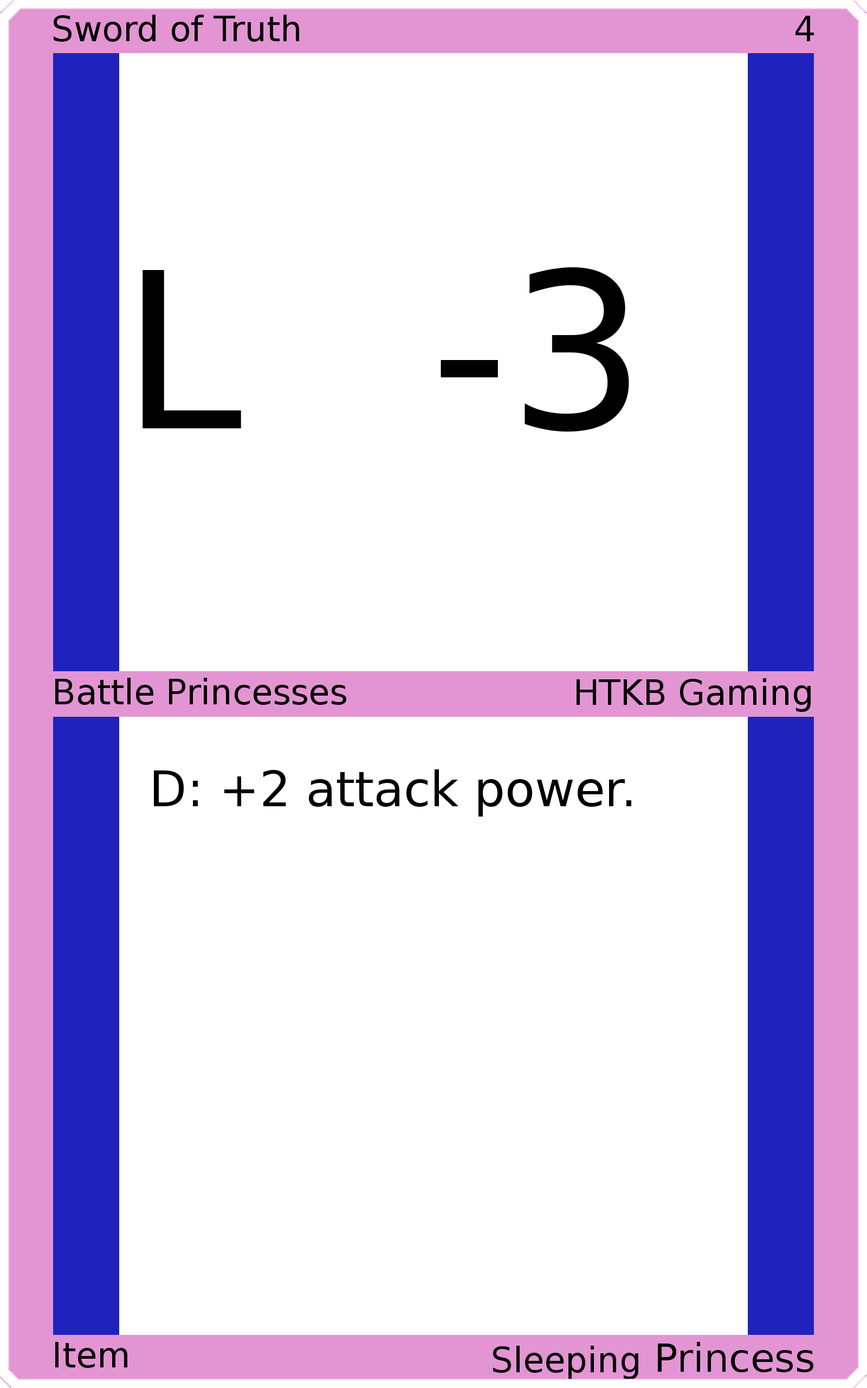
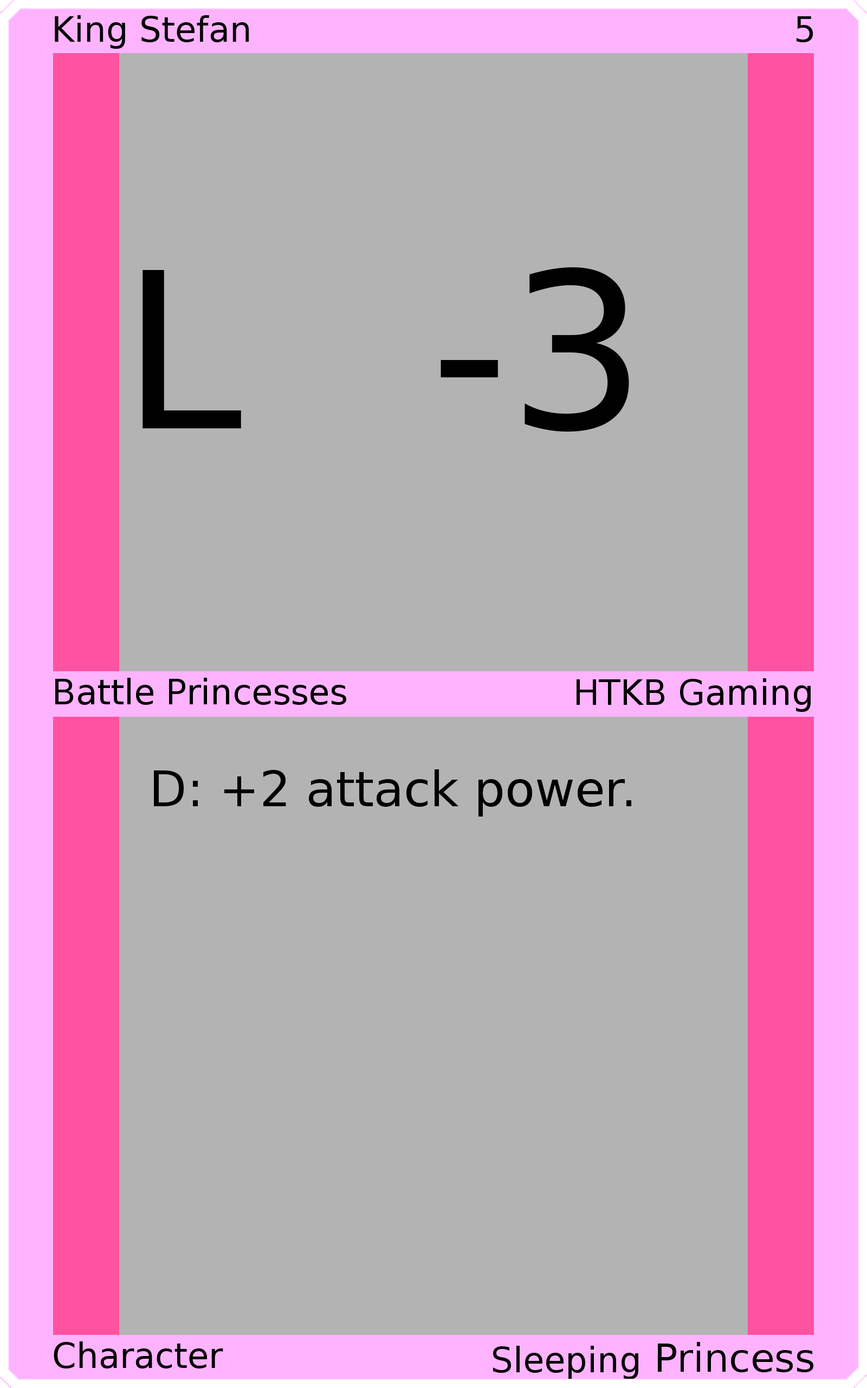
Layers edited between the first and the second 867 x 1388 image:
painted on "Upper Left" over left=53, top=14, right=300, bottom=49
painted on "Upper Right" over left=795, top=15, right=815, bottom=43
painted on "Bottom Left" over left=53, top=1340, right=224, bottom=1369
painted on "Border" over left=0, top=0, right=867, bottom=1388
painted on "Top Background" over left=119, top=52, right=748, bottom=673
painted on "Bottom Background" over left=119, top=715, right=748, bottom=1336
painted on "Background" over left=35, top=35, right=832, bottom=1352
